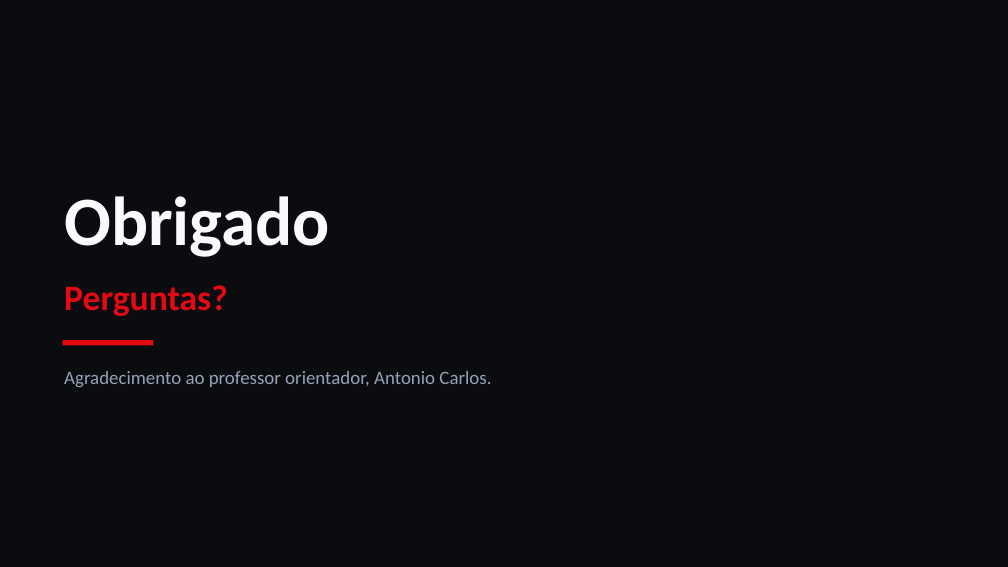
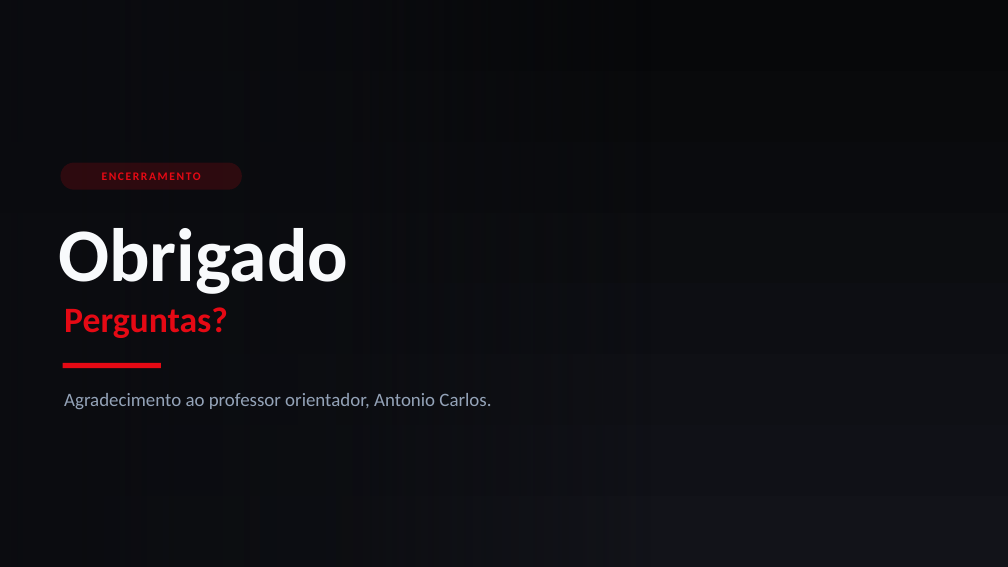
Before and after one commit to MattheusHKrainski/-CoreMotion, a slide deck: slide 14 of apresentacao-coremotiom/CoreMotiom-apresentacao.pptx. Drawn at 1008x567 pixels with LibreOffice and Linux fonts; fonts in the diff are those of the drawing; background and template pictures are left out. Boxes give left, top, right and bottom in pixels: in the first picture for what was removed or moved away, otherwise in the second. Text is boxed around its words. In the diff, an @@ line names an element or a change of style, - is before the commit and + after.

```diff
--- a/apresentacao-coremotiom/CoreMotiom-apresentacao.pptx
+++ b/apresentacao-coremotiom/CoreMotiom-apresentacao.pptx
@@ rectangle added at (x1=0, y1=0, x2=650, y2=567), fill gradient #0B0C10 @@
@@ rounded rectangle added at (x1=60, y1=163, x2=242, y2=190), fill #E50914 at 16% opacity, 11 pt, text #E50914, bold @@
+ENCERRAMENTO
@@ text "Obrigado" moved from (x1=64, y1=196, x2=330, y2=257) to (x1=58, y1=228, x2=348, y2=294) @@
@@ text "Obrigado" at (x1=58, y1=228, x2=348, y2=294): size 66 to 72 pt @@
@@ text "Perguntas?" moved from (x1=64, y1=285, x2=228, y2=316) to (x1=64, y1=307, x2=228, y2=338) @@
@@ text "Agradecimento ao professor orientador, Antonio ..." moved from (x1=64, y1=371, x2=491, y2=387) to (x1=64, y1=393, x2=491, y2=409) @@
@@ rectangle resized from (x1=63, y1=340, x2=154, y2=346) to (x1=63, y1=363, x2=161, y2=368) @@
```
Also in this commit, not shown: 13 other slides changed, 1 other file.
